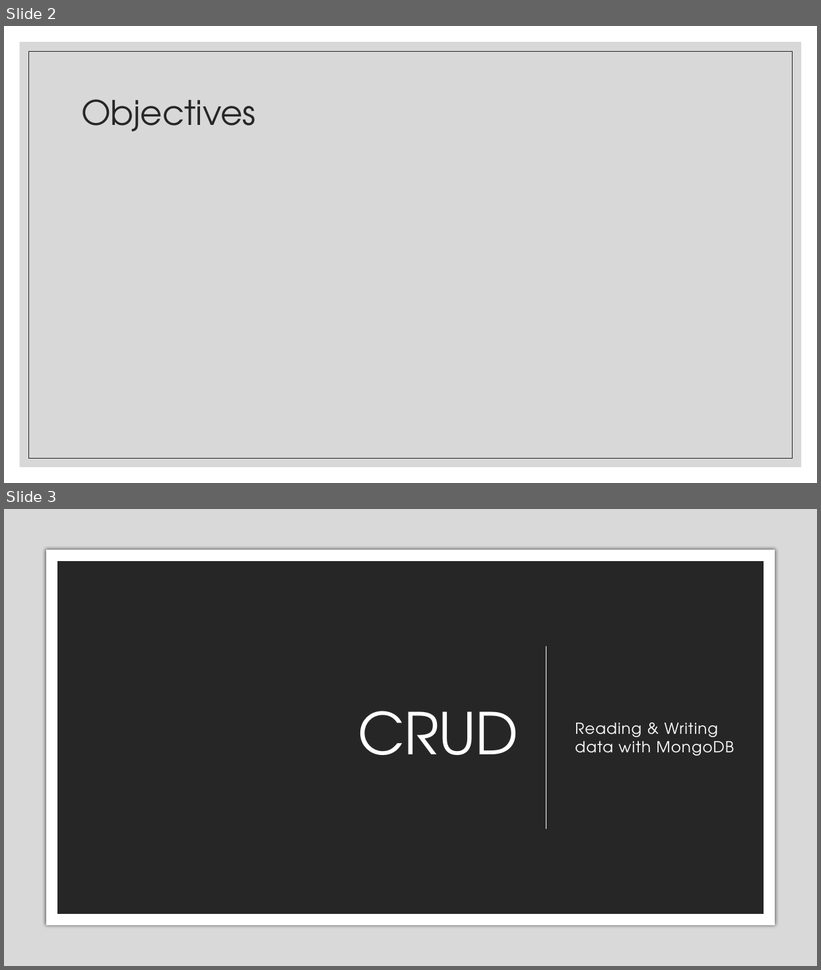
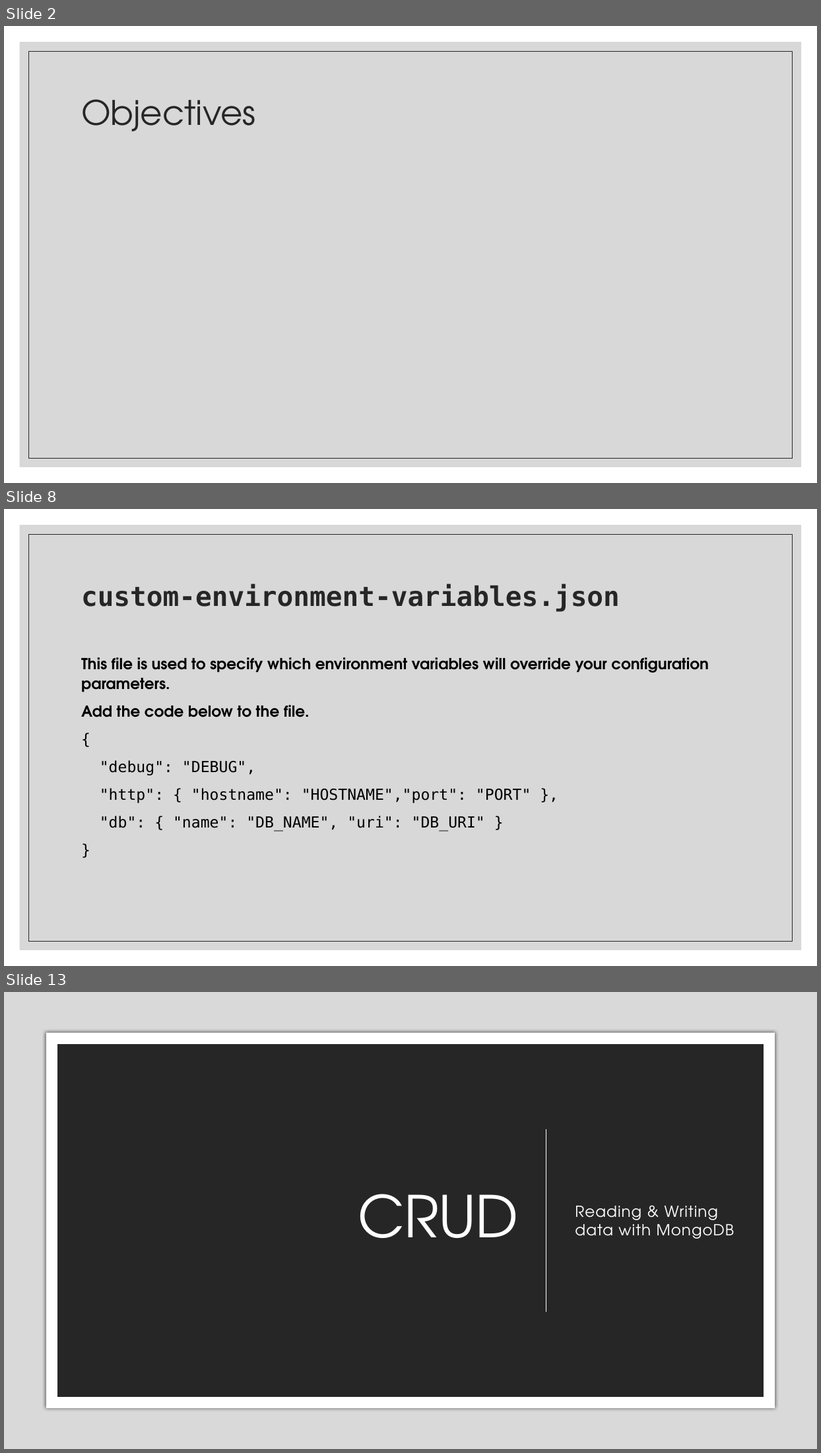
Before and after one commit to zackstotts/base-node-curriculum, a slide deck: unit_03/slides/02 MongoDB & Node.pptx. Shown one above the other, each under a label of ours: slides 2 and 3 before the commit, slides 2, 8 and 13 after it; the slides between them are not shown. The pictures are 821x970 and 821x1453 pixels, drawn with LibreOffice and Linux fonts; fonts in the diff are those of the drawing. Boxes give left, top, right and bottom in pixels: in the first picture for what was removed or moved away, otherwise in the second. Text is boxed around its words. In the diff, an @@ line names an element or a change of style, - is before the commit and + after.

```diff
--- a/unit_03/slides/02 MongoDB & Node.pptx
+++ b/unit_03/slides/02 MongoDB & Node.pptx
@@ slide 8 added at (x1=4, y1=509, x2=817, y2=966), background #FFFFFF; not listed: 2 template elements that a slide beside it also shows @@
@@ title added at (x1=81, y1=584, x2=620, y2=612), 32 pt, text #262626, bold @@
+custom-environment-variables.json
@@ text added at (x1=81, y1=657, x2=709, y2=832), 18 pt, text #000000, bold @@
+This file is used to specify which environment variables will override your configuration parameters.
+Add the code below to the file.
+{
+"debug": "DEBUG",
+"http": { "hostname": "HOSTNAME","port": "PORT" },
+"db": { "name": "DB_NAME", "uri": "DB_URI" }
+}
@@ what was slide 3 is now slide 13 @@
```
Also in this commit, not shown: 2 slides changed, 7 other slides added.
